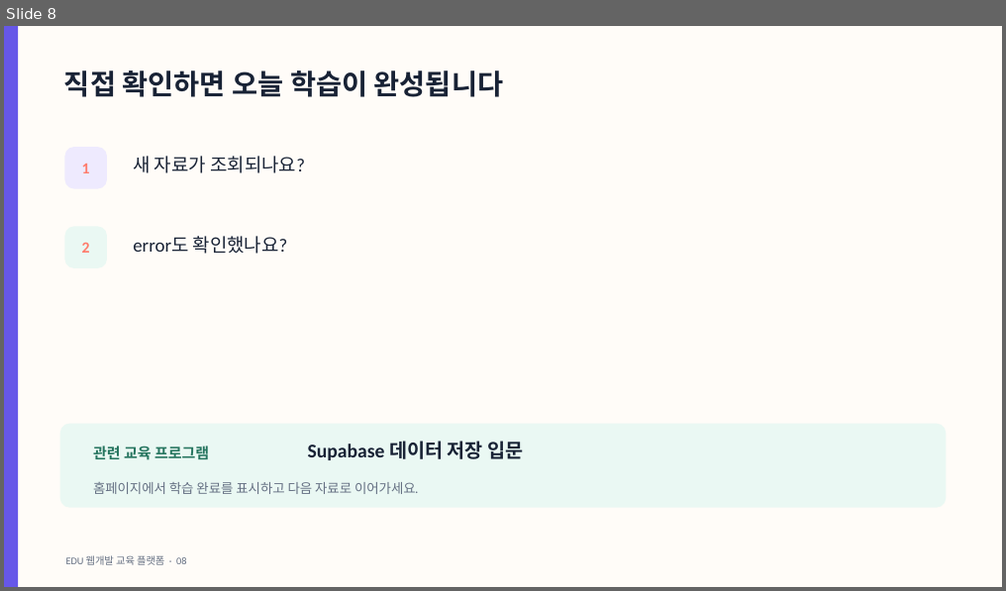
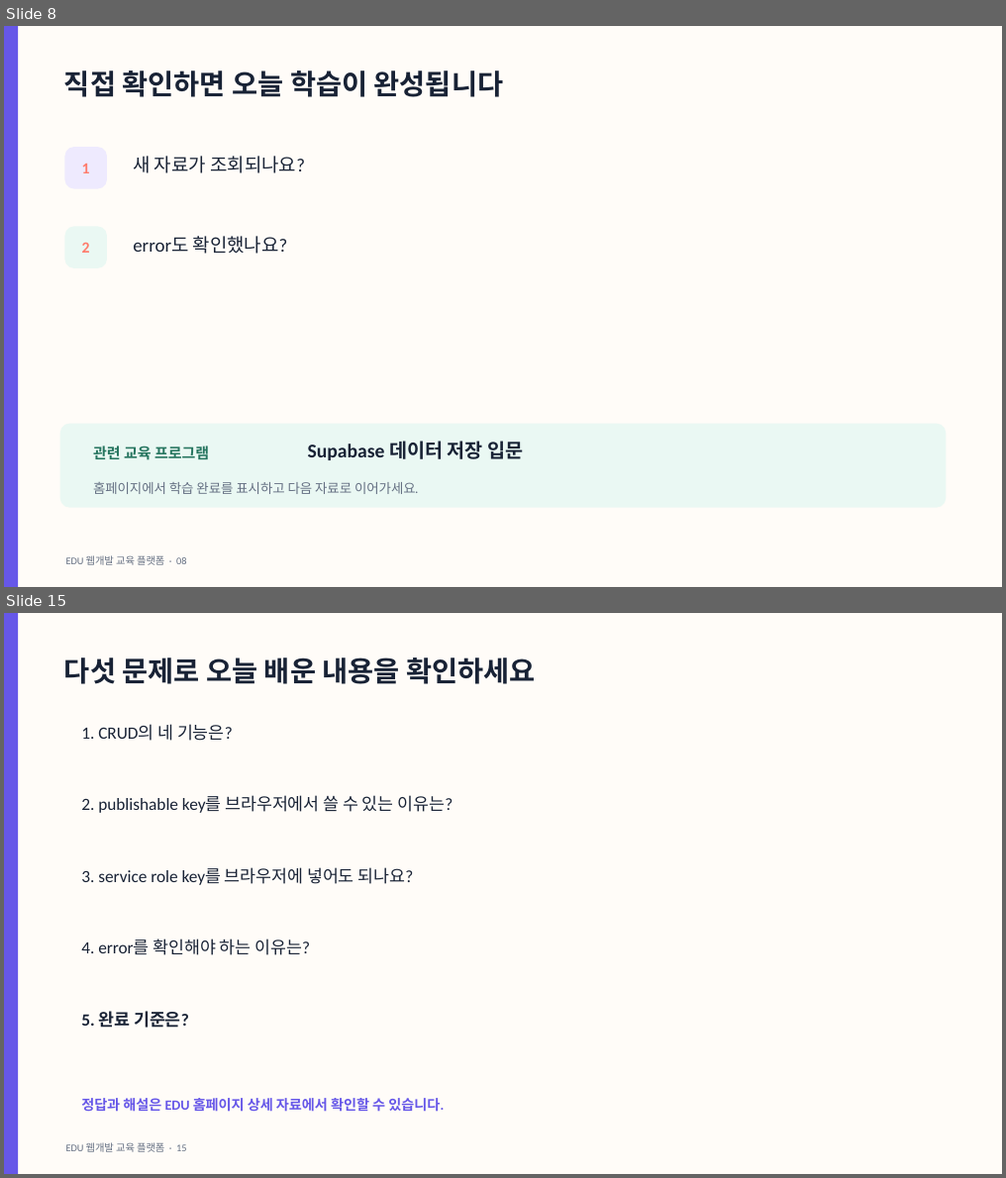
Before and after one commit to cursaman/edu, a slide deck: public/materials/database/supabase-crud.pptx. Shown one above the other, each under a label of ours: slide 8 before the commit, slides 8 and 15 after it; the slides between them are not shown. The pictures are 1006x591 and 1006x1178 pixels, drawn with LibreOffice and Linux fonts; fonts in the diff are those of the drawing. Boxes give left, top, right and bottom in pixels: in the first picture for what was removed or moved away, otherwise in the second. Text is boxed around its words. In the diff, an @@ line names an element or a change of style, - is before the commit and + after.

Commit message:
대표 교육자료 6개 심화 콘텐츠 보강

```diff
--- a/public/materials/database/supabase-crud.pptx
+++ b/public/materials/database/supabase-crud.pptx
@@ slide 15 added at (4,613,1002,1174), background #FFFCF8 @@
@@ rectangle added at (4,613,18,1174), fill #6657E8 @@
@@ text added at (64,658,535,684), 27 pt, text #182235, bold @@
+다섯 문제로 오늘 배운 내용을 확인하세요
@@ text added at (81,724,233,741), 16.5 pt, text #182235 @@
+1. CRUD의 네 기능은?
@@ text added at (81,795,453,813), 16.5 pt, text #182235 @@
+2. publishable key를 브라우저에서 쓸 수 있는 이유는?
@@ text added at (81,867,414,885), 16.5 pt, text #182235 @@
+3. service role key를 브라우저에 넣어도 되나요?
@@ text added at (81,939,310,956), 16.5 pt, text #182235 @@
+4. error를 확인해야 하는 이유는?
@@ text added at (81,1011,189,1028), 16.5 pt, text #182235, bold @@
+5. 완료 기준은?
@@ text added at (81,1098,444,1112), 13.5 pt, text #6657E8, bold @@
+정답과 해설은 EDU 홈페이지 상세 자료에서 확인할 수 있습니다.
@@ text added at (66,1143,186,1153), 9.8 pt, text #657083 @@
+EDU 웹개발 교육 플랫폼 · 15
```
Also in this commit, not shown: 6 other slides added, 17 other files.
